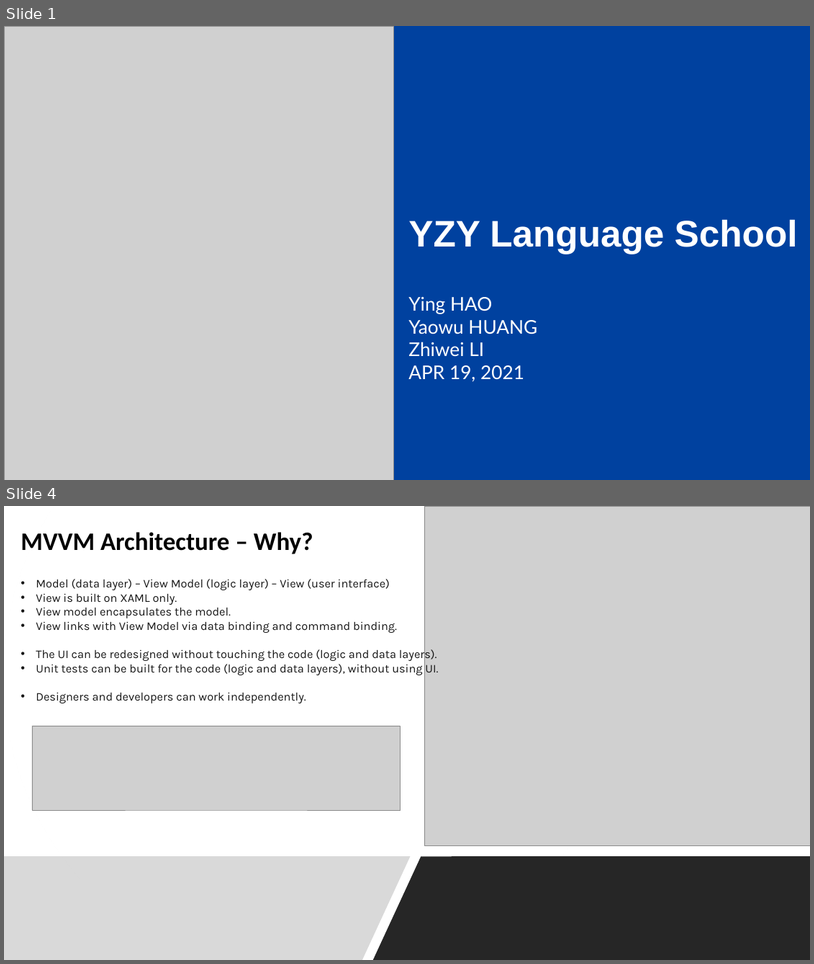
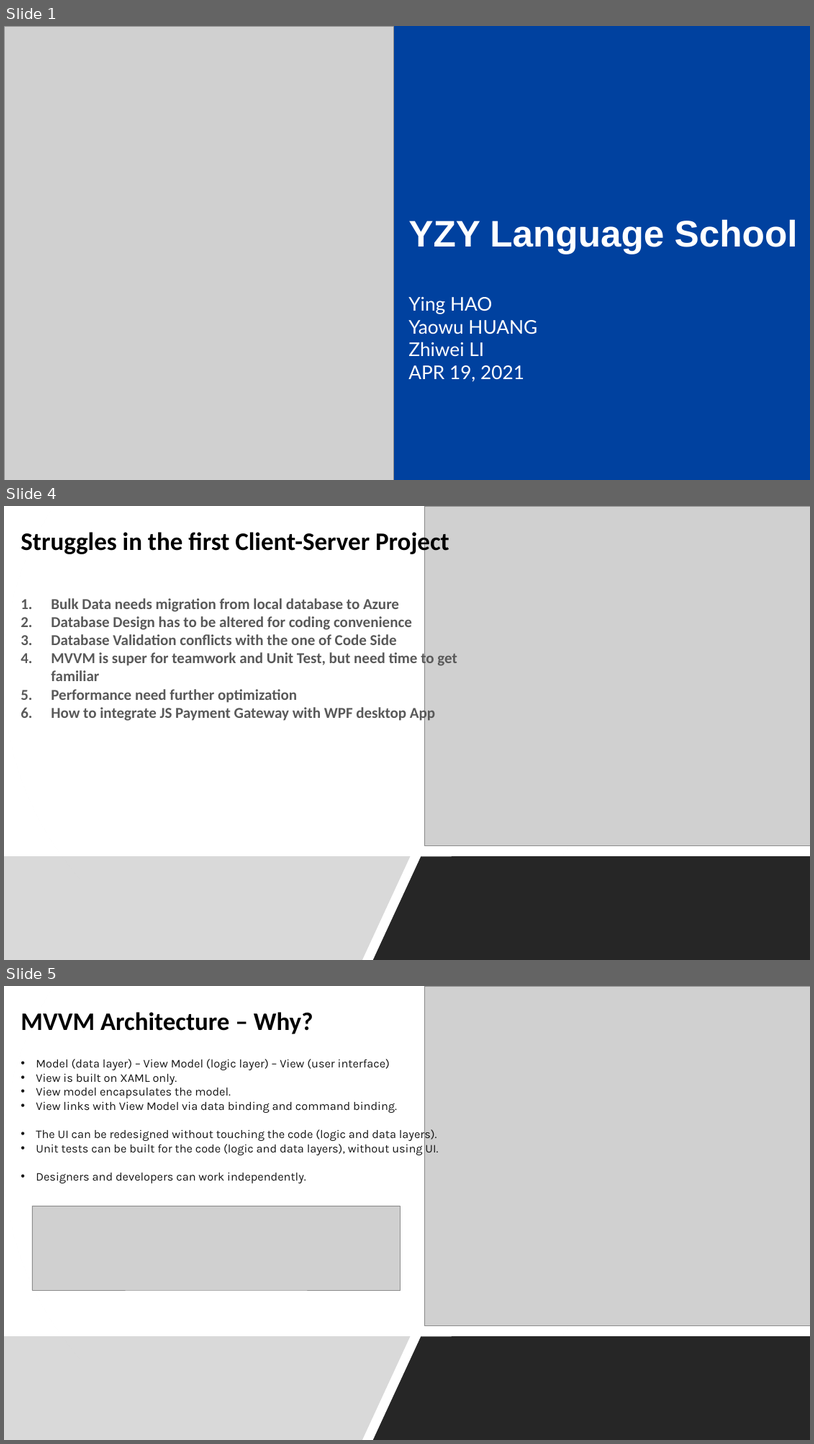
Before and after one commit to philiphyw/IPD24LanguageSchool, a slide deck: doc/YZY Language School Final Report.pptx. Shown one above the other, each under a label of ours: slides 1 and 4 before the commit, slides 1, 4 and 5 after it; the slides between them are not shown. The pictures are 814x964 and 814x1444 pixels, drawn with LibreOffice and Linux fonts; fonts in the diff are those of the drawing; grey boxes stand for pictures. Boxes give left, top, right and bottom in pixels: in the first picture for what was removed or moved away, otherwise in the second. Text is boxed around its words. In the diff, an @@ line names an element or a change of style, - is before the commit and + after.

Commit message:
ppt - team struggles

```diff
--- a/doc/YZY Language School Final Report.pptx
+++ b/doc/YZY Language School Final Report.pptx
@@ slide 4 added at (x1=4, y1=506, x2=810, y2=960), background #FFFFFF; not listed: 2 template elements that a slide beside it also shows @@
@@ picture added at (x1=424, y1=506, x2=810, y2=845) @@
@@ text added at (x1=21, y1=529, x2=450, y2=556), 60 pt, text #000000, bold @@
+Struggles in the first Client-Server Project
@@ text added at (x1=51, y1=598, x2=457, y2=722), 36 pt, text #595959, bold @@
+1. Bulk Data needs migration from local database to Azure
+2. Database Design has to be altered for coding convenience
+3. Database Validation conflicts with the one of Code Side
+4. MVVM is super for teamwork and Unit Test, but need time to get familiar
+5. Performance need further optimization
+6. How to integrate JS Payment Gateway with WPF desktop App
@@ freeform shape added at (x1=4, y1=856, x2=410, y2=960), fill #B4B4B4 at 50% opacity @@
@@ freeform shape added at (x1=373, y1=856, x2=810, y2=960), fill #262626 @@
@@ what was slide 4 is now slide 5 @@
```
Also in this commit, not shown: 2 slides changed.
